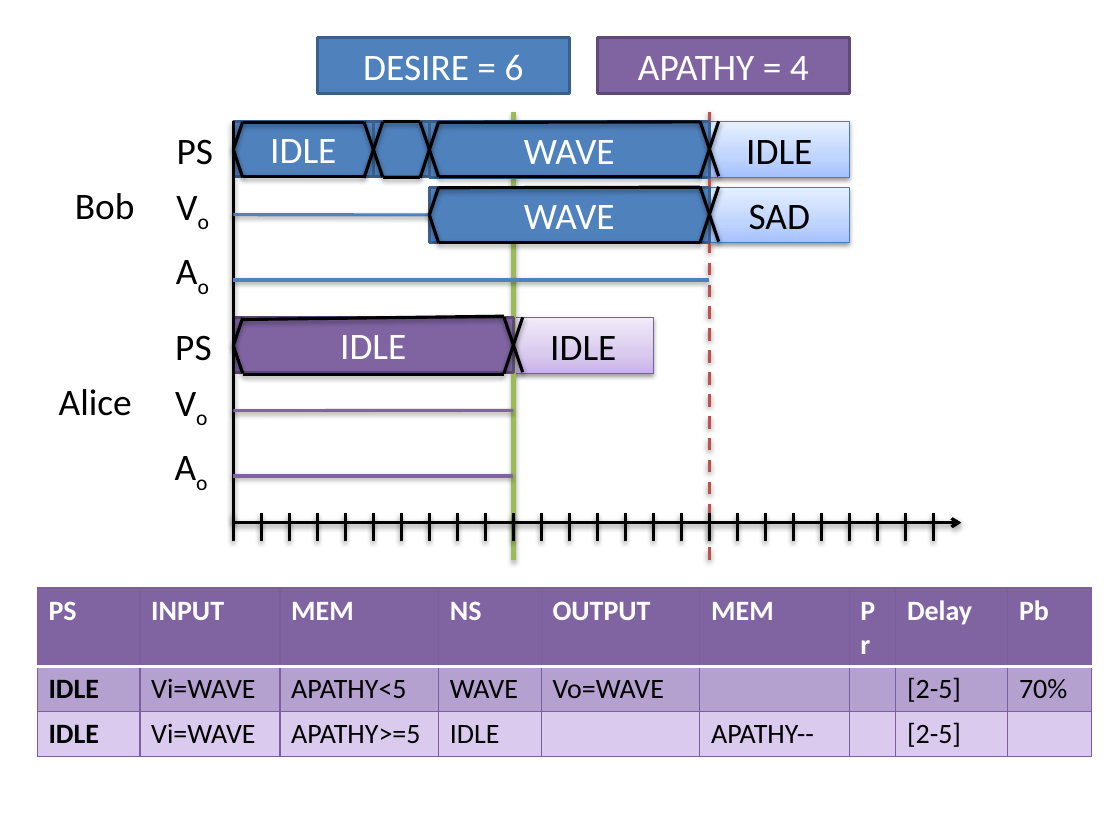
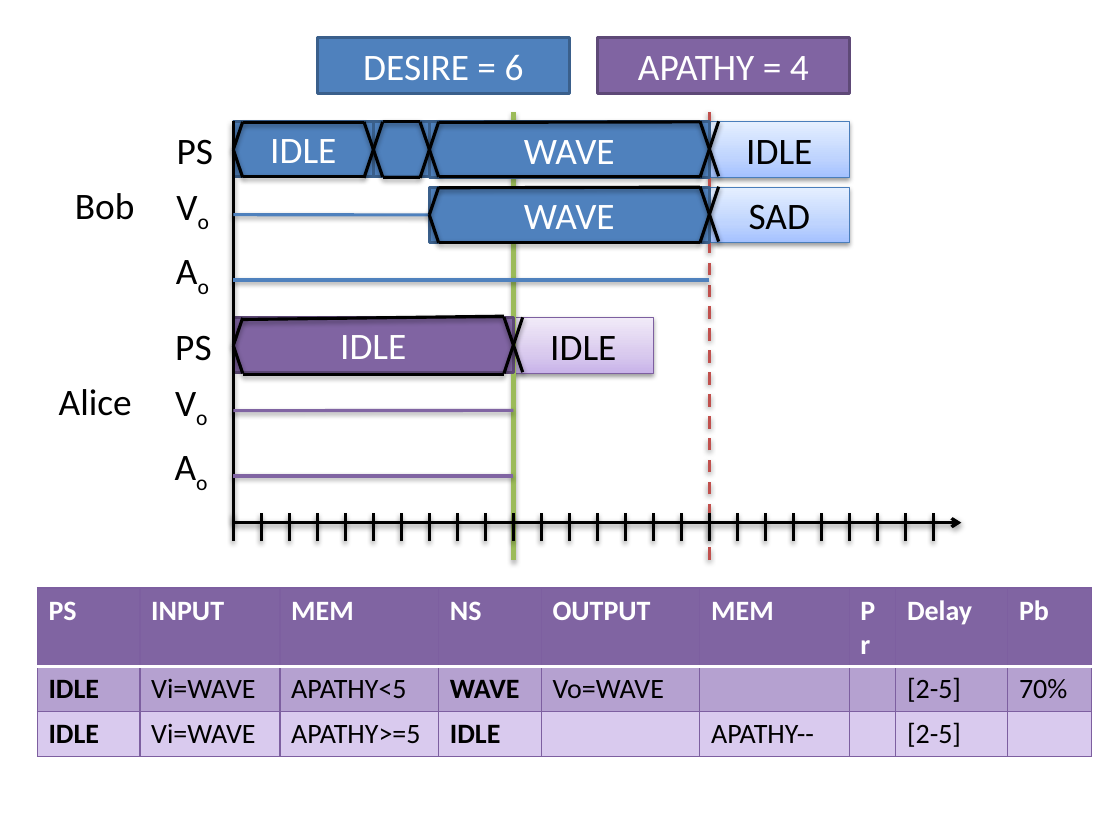
Before and after one commit to ericmercer/workload, a slide deck: slide 23 of publications_and_presentations/FVHMS-2014.pptx (slide 19 before the commit). Drawn at 1120x840 pixels with LibreOffice and Linux fonts; fonts in the diff are those of the drawing; background and template pictures are left out. Boxes give left, top, right and bottom in pixels: in the first picture for what was removed or moved away, otherwise in the second. Text is boxed around its words. In the diff, an @@ line names an element or a change of style, - is before the commit and + after.

```diff
--- a/publications_and_presentations/FVHMS-2014.pptx
+++ b/publications_and_presentations/FVHMS-2014.pptx
@@ table at (37, 588, 1093, 751) @@
@@ bold on in "WAVE", "IDLE" @@
```
Also in this commit, not shown: 7 other slides changed, 4 slides added.
